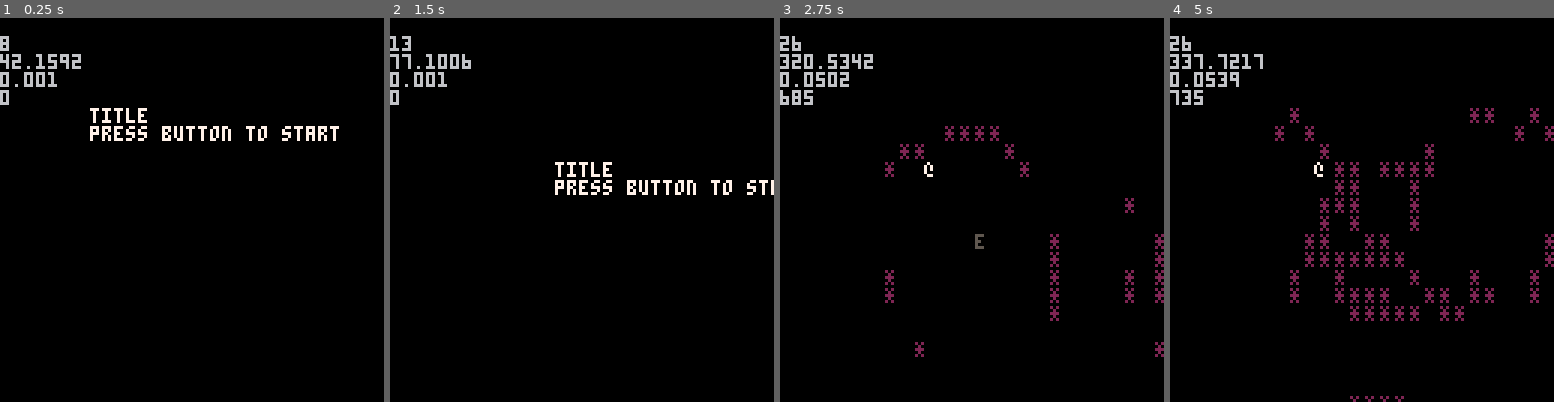
Above: before the commit, frames 1-4 (left to right).
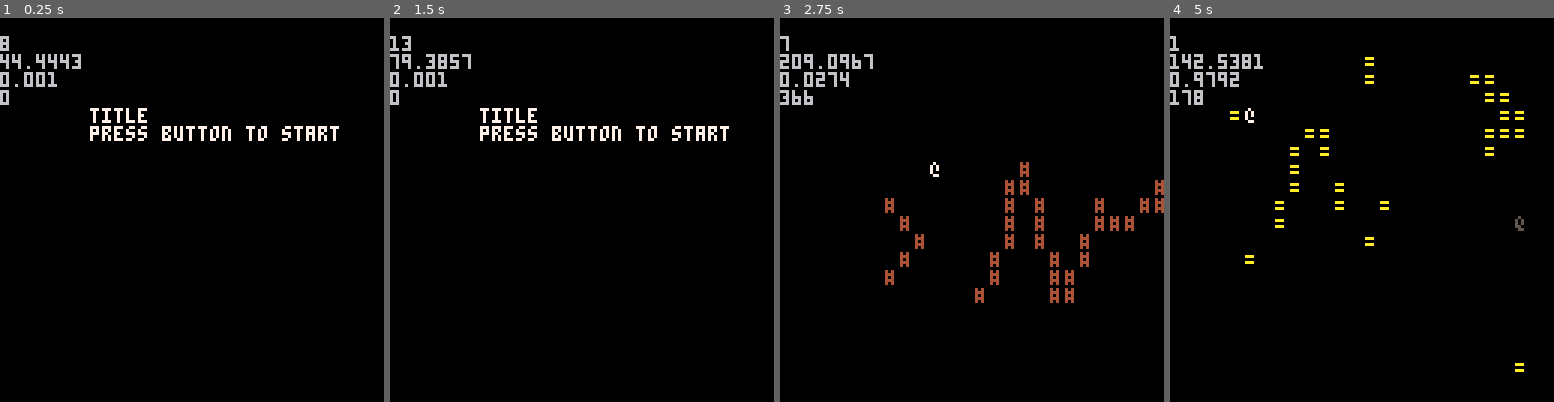
Above: after the commit, the same moments.

Repository: arnodick/castle
Game: PICO-8 cartridge castle.p8
The game is run twice, just before and just after one commit, with the same random seed, the same clock (stepped at 60 frames per second) and the same inputs.
Inputs:
- Up to frame 1 (0.25 s): no input
- Up to frame 2 (1.5 s): tap X (X key) at 0.33, 1.07 s; tap O (Z key) at 0.7 s
- Up to frame 3 (2.75 s): hold Right 1.6-2.1 s; tap O (Z key) at 1.7, 2.1, 2.5 s; tap X (X key) at 1.85 s; hold Up 2.15-2.42 s; hold Right from 2.47 s (still down)
- Up to frame 4 (5 s): tap O (Z key) every 0.4 s from 2.9 to 4.9 s; tap X (X key) at 2.97, 4.08 s; release Right at 3.03 s; hold Left 3.08-3.58 s; hold Down 3.63-3.97 s; hold Right 4.02-4.68 s; hold Up from 4.73 s (still down)

The runs differ from the first frame. In frame 1, 0.2% of the frame differs, in the area x 3-22%, y 9-14%; in frame 2, 2.5%; in frame 3, 4.0%; in frame 4, 5.1%, in the area x 0-100%, y 4-100%.

Commit message:
level changes

Diff:
--- a/castle.p8
+++ b/castle.p8
@@ -21,32 +21,14 @@
 	actors={}
 
 	if s==1 then
-		actors_i()
-		level=0
+		actortypes_i(level)
 		sector_s=16
 		sector_a=4
 		room_w=sector_s*sector_a
-		room={}
-		for a=1,room_w do
-			room[a]={}
-			for b=1,room_w do
-				room[a][b]=0
-			end
-		end
-
-		loadmap(sector_a)
-
+		loadmap(room_w,sector_a)
 		p=makeactor(1,actortypes[1].ch,5,5,actortypes[1].c)
-		for b=1,room_w do
-			for a=1,room_w do
-				local cell=room[a][b]
-				if cell>0 then
-					makeactor(cell,actortypes[cell].ch,a,b,actortypes[cell].c)
-				end
-			end
-		end
-	end
-
+		loadactors(room_w)
+	end
 end
 
 function stateupdate(s)
@@ -57,18 +39,23 @@
 		end
 	end
 	if s==1 then
+		if btnp()>0 then
+			foreach(actors,doactor)
+		end
+		foreach(actors,shake)
+		cam[1]=p.x*cellw-10*cellw cam[2]=p.y*cellh-8*cellh
+		if btnp(4) then
+			level+=1
+			if level>3 then level=0 end
+			state_i(state)
+		end
 		if btnp(5) then
 			state=0
 			state_i(0)
 		end
-		if btnp()>0 then
-			foreach(actors,doactor)
-		end
-		foreach(actors,shake)
-		cam[1]=p.x*cellw-10*cellw cam[2]=p.y*cellh-8*cellh
-		camera(cam[1],cam[2])
-	end
-
+	end
+
+	camera(cam[1],cam[2])
 	timer+=1
 	debug_u()
 end
@@ -90,21 +77,91 @@
 	end
 end
 
-function actors_i()
+function loadsector(rx,ry,mx,my)
+	for b=1,sector_s do
+		for a=1,sector_s do
+			room[a+rx*sector_s][b+ry*sector_s]=mget(a-1+mx*sector_s,b-1+my*sector_s)
+		end
+	end
+end
+
+function loadmap(rw,s)
+	room={}
+	for a=1,rw do
+		room[a]={}
+		for b=1,rw do
+			room[a][b]=0
+		end
+	end
+	for b=0,s-1 do
+		for a=0,s-1 do
+			loadsector(a,b,flr(rnd(8)),level)
+		end
+	end
+end
+
+function loadactors(r)
+	for b=1,r do
+		for a=1,r do
+			local cell=room[a][b]
+			if cell>0 then
+				makeactor(cell,actortypes[cell].ch,a,b,actortypes[cell].c)
+			end
+		end
+	end
+end
+
+function actortypes_i(l)
 	local a={}
 	a.ch="@"
 	a.c=7
 	add(actortypes,a)
 
-	a={}
-	a.ch="*"
-	a.c=2
-	add(actortypes,a)
-
-	a={}
-	a.ch="e"
-	a.c=5
-	add(actortypes,a)
+	if l==0 then
+		a={}
+		a.ch="*"
+		a.c=2
+		add(actortypes,a)
+
+		a={}
+		a.ch="e"
+		a.c=12
+		add(actortypes,a)
+	end
+	if l==1 then
+		a={}
+		a.ch="^"
+		a.c=3
+		add(actortypes,a)
+
+		a={}
+		a.ch="*"
+		a.c=8
+		add(actortypes,a)
+	end
+	if l==2 then
+		a={}
+		a.ch="="
+		a.c=10
+		add(actortypes,a)
+
+		a={}
+		a.ch="q"
+		a.c=5
+		add(actortypes,a)
+	end
+	if l==3 then
+		a={}
+		a.ch="#"
+		a.c=4
+		add(actortypes,a)
+
+		a={}
+		a.ch="z"
+		a.c=9
+		add(actortypes,a)
+	end
+
 end
 
 function makeactor(t,ch,x,y,c)
@@ -127,22 +184,6 @@
 	print(a.ch,a.x*cellw+a.shakex,a.y*cellh+a.shakey,a.c)
 --	print(a.x,a.x*cellw+cellw,a.y*cellh,a.c)
 --	print(a.y,a.x*cellw,a.y*cellh+cellh,a.c)
-end
-
-function shake(a)
-	if a.attack>0 then
-		if a.attackdir==1 then
-			a.shakex=cos(timer*1/6)*2
-		else
-			a.shakey=cos(timer*1/6)*2
-		end
-		a.attack-=1
-	else
-		a.shakex=0 a.shakey=0
-	end
-	if a.hit>0 then
-		a.shakex=cos(timer*1/16)*2
-	end
 end
 
 function direction(d)
@@ -227,19 +268,19 @@
 	end
 end
 
-function loadsector(rx,ry,mx,my)
-	for b=1,sector_s do
-		for a=1,sector_s do
-			room[a+rx*sector_s][b+ry*sector_s]=mget(a-1+mx*sector_s,b-1+my*sector_s)
-		end
-	end
-end
-
-function loadmap(s)
-	for b=0,s-1 do
-		for a=0,s-1 do
-			loadsector(a,b,flr(rnd(8)),level)
-		end
+function shake(a)
+	if a.attack>0 then
+		if a.attackdir==1 then
+			a.shakex=cos(timer*1/6)*2
+		else
+			a.shakey=cos(timer*1/6)*2
+		end
+		a.attack-=1
+	else
+		a.shakex=0 a.shakey=0
+	end
+	if a.hit>0 then
+		a.shakex=cos(timer*1/16)*2
 	end
 end
 
@@ -247,6 +288,7 @@
 	state=0
 	cellw=5 cellh=6
 	cam={}
+	level=0
 
 	state_i(state)
 end
@@ -409,19 +451,19 @@
 0000000000000000000000000000000000000000000000000000000000000000000000000000000000000000000000000000000000000000000000000000000000000000000000000000000000000000000000000000000000000000000000000000000000000000000000000000000000000000000000000000000000000000
 0000000000000000000000000000000000000000000000000000000000000000000000000000000000000000000000000000000000000000000000000000000000000000000000000000000000000000000000000000000000000000000000000000000000000000000000000000000000000000000000000000000000000000
 0000000000000000000000000000000000000000000000000000000000000000000000000000000000000000000000000000000000000000000000000000000000000000000000000000000000000000000000000000000000000000000000000000000000000000000000000000000000000000000000000000000000000000
-0000000000000000000000000000000000000000000000000000000000000000000000000000000000000000000000000000000000000000000000000000000000000000000000000000000000000000000000000000000000000000000000000000000000000000000000000000000000000000000000000000000000000000
-0000000000000000000000000000000000000000000000000000000000000000000000000000000000000000000000000000000000000000000000000000000000000000000000000000000000000000000000000000000000000000000000000000000000000000000000000000000000000000000000000000000000000000
-0000000000000000000000000000000000000000000000000002000000000000000000000000000000000000000000000000000000000000000000000000000000000000000000000000000000000000000000000000000000000000000000000000000000000000000000000000000000000000000000000000000000000000
-0000000000000000000000000000000000000000000000000000000000000000000000000000000000000000000000000000000000000000000000000000000000000000000000000000000000000000000000000000000000000000000000000000000000000000000000000000000000000000000000000000000000000000
-0000000000000000000000000000000000000000000000000000000000000000000000000000000000000000000000000000000000000000000000000000000000000000000000000000000000000000000000000000000000000000000000000000000000000000000000000000000000000000000000000000000000000000
-0000000000000000000000000000000000000000000000020000000000000000000000000000000000000000000000000000000000000000000000000000000000000000000000000000000000000000000000000000000000000000000000000000000000000000000000000000000000000000000000000000000000000000
-0000000000000000000000000000000000000000000000000000000000000000000000000000000000000000000000000000000000000000000000000000000000000000000000000000000000000000000000000000000000000000000000000000000000000000000000000000000000000000000000000000000000000000
-0000000000000000000000000000000000000000000000000000000000000000000000000000000000000000000000000000000000000000000000000000000000000000000000000000000000000000000000000000000000000000000000000000000000000000000000000000000000000000000000000000000000000000
-0000000000000000000000000000000000000000000000000000000000000000000000000000000000000000000000000000000000000000000000000000000000000000000000000000000000000000000000000000000000000000000000000000000000000000000000000000000000000000000000000000000000000000
-0000000000000000000000000000000000000000000000000000000000000000000000000000000000000000000000000000000000000000000000000000000000000000000000000000000000000000000000000000000000000000000000000000000000000000000000000000000000000000000000000000000000000000
-0000000000000000000000000000000000000000000000000000000002000000000000000000000000000000000000000000000000000000000000000000000000000000000000000000000000000000000000000000000000000000000000000000000000000000000000000000000000000000000000000000000000000000
-0000000000000000000000000000000000000000000000000000000000020000000000000000000000000000000000000000000000000000000000000000000000000000000000000000000000000000000000000000000000000000000000000000000000000000000000000000000000000000000000000000000000000000
-0000000000000000000000000000000000000000000000000000000000000200000000000000000000000000000000000000000000000000000000000000000000000000000000000000000000000000000000000000000000000000000000000000000000000000000000000000000000000000000000000000000000000000
+0000000000000000000000000000000000000000000000000000000000000000000000000000000000000000000000000000000000000000000000000000000000000000000000000000000000000000000000000000000202020200000000000000000000000000000000000000000000000000000002020202000000000000
+0000000000020202020000000000000000000000000000000000000002000000000000000000000002020200000000000000000000020202020202020000000000000000000002020202020200000000000000000202020000000000000000000000000000000202020202020000000000000000000002000000020200000000
+0000000000000000020000000000000000000000000000000002020202000000000000000000020200000200000000000000000000000000000000000200000000000000000200000000000002000000000000000200000000000000000000000000000000000200000000000000000000000000000000000000000200000000
+0000000000000000020000000000000000000000000000020202000000000000000000000000000000000200000000000000000000000000000000000200000000000000000000000000000002000000000000000202000000000000000000000000000000000200000000000000000000000000000000000000000200000000
+0000000000000000020000000000000000000000000002000000000000000000000000000000000000020200000000000000000000000003000000020000000000000000000000000000000002000000000000000002020202020202000000000000000000000002020000000000000000000000000000000000000200000000
+0000000000000000020000000000000000000000000002020000000000000000000000000000000002020000000000000000000000000000000202000000000000000000000000000000000200000000000000000000000000000002000000000000000000000000020200000000000000000000000000000000020200000000
+0000000000000002000000000000000000000000000002020000000000000000000000000000000002000000000000000000000000000000020200000000000000000000000000000000020200000000000000000000000000000002000000000000000000000000000002000000000000000000000000000002020000000000
+0000000000000002000000000000000000000000000000000202000000000000000000000000000202000000000000000000000000000002020000000000000000000000000000000202000000000000000000000000000000000200000000000000000000000000000002000000000000000000000000020200000000000000
+0000000000000202000300000000000000000000000000000000020200000000000000000000000200000000000000000000000000000002000000000000000000000000000000020000000000000000000000000000000002020000000000000000000000000000000202000000000000000000000000020200000000000000
+0000000000000200000000000000000000000000000000000000000002000000000000000000000202000000000000000000000000000002000000000000000000000000000000020000000000000000000000000000000002000000000000000000000000000000020200000000000000000000000000000202000000000000
+0000000000000202000000000000000000000000000000000000000002000000000000000000000002020000000000000000000000000002020000000000000000000000000000020200000000000000000000000000000000000000000000000000000000000002020000000000000000000000000000000002020000000000
+0000000000000002020202000000000000000000000000000000000202020000000000000000000000020000000000000000000000000000000200000000000000000000000000000200000000000000000000000000000000000000000000000000000000000000000000000000000000000000000000000000000000000000
+0000000000000000000002000000000000000000000000000000020200000200000000000000000000000000000000000000000000000000000000000000000000000000000000000000000000000000000000000000000000000000000000000000000000000000000000000000000000000000000000000000000000000000
 0000000000000000000000000000000000000000000000000000000000000002000000000000000000000000000000000000000000000000000000000000000000000000000000000000000000000000000000000000000000000000000000000000000000000000000000000000000000000000000000000000000000000000
 
 
Not shown, changed: 38 lines of the sprite sheet (__gfx__) section of castle.p8
